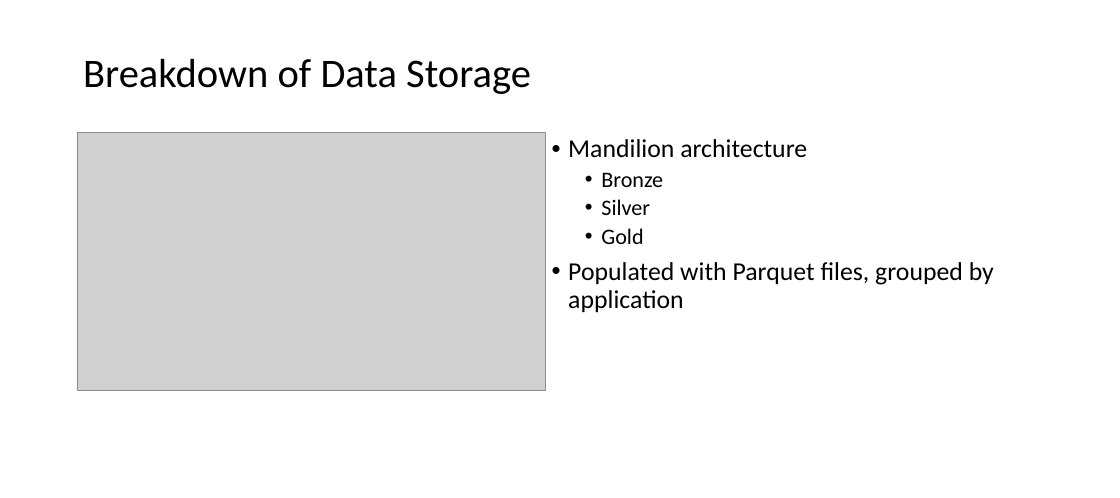
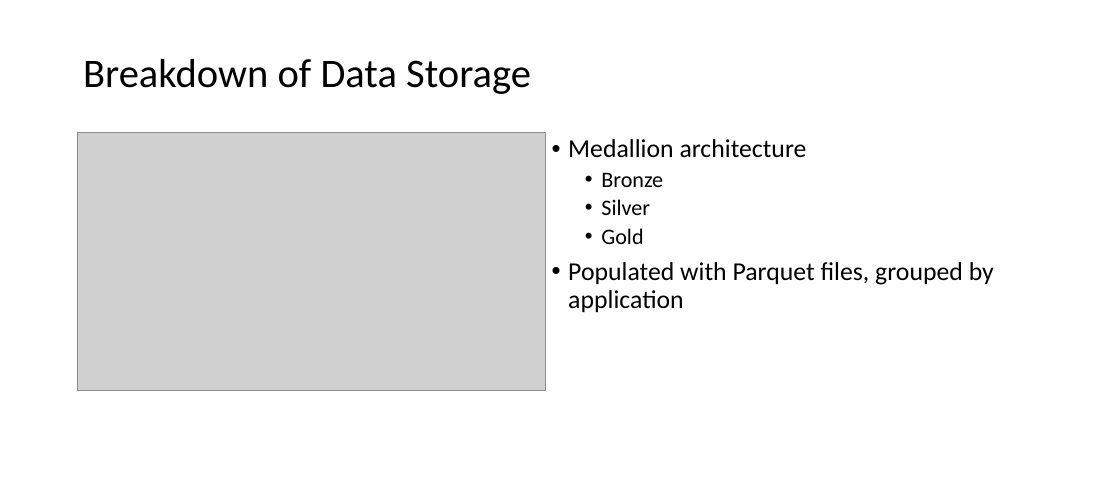
Before and after one commit to doctor-azure-data/demos, a slide deck: slide 6 of Dayton Consolidated Portfolio.pptx. Drawn at 1120x498 pixels with LibreOffice and Linux fonts; fonts in the diff are those of the drawing; grey boxes stand for pictures. Boxes give left, top, right and bottom in pixels: in the first picture for what was removed or moved away, otherwise in the second. Text is boxed around its words. In the diff, an @@ line names an element or a change of style, - is before the commit and + after.

Commit message:
updated ppt

```diff
--- a/Dayton Consolidated Portfolio.pptx
+++ b/Dayton Consolidated Portfolio.pptx
@@ text at bbox=[568, 139, 807, 157]: text changed @@
-• Mandilion architecture
+• Medallion architecture
```
Also in this commit, not shown: 1 other slide changed, 1 slide removed.
